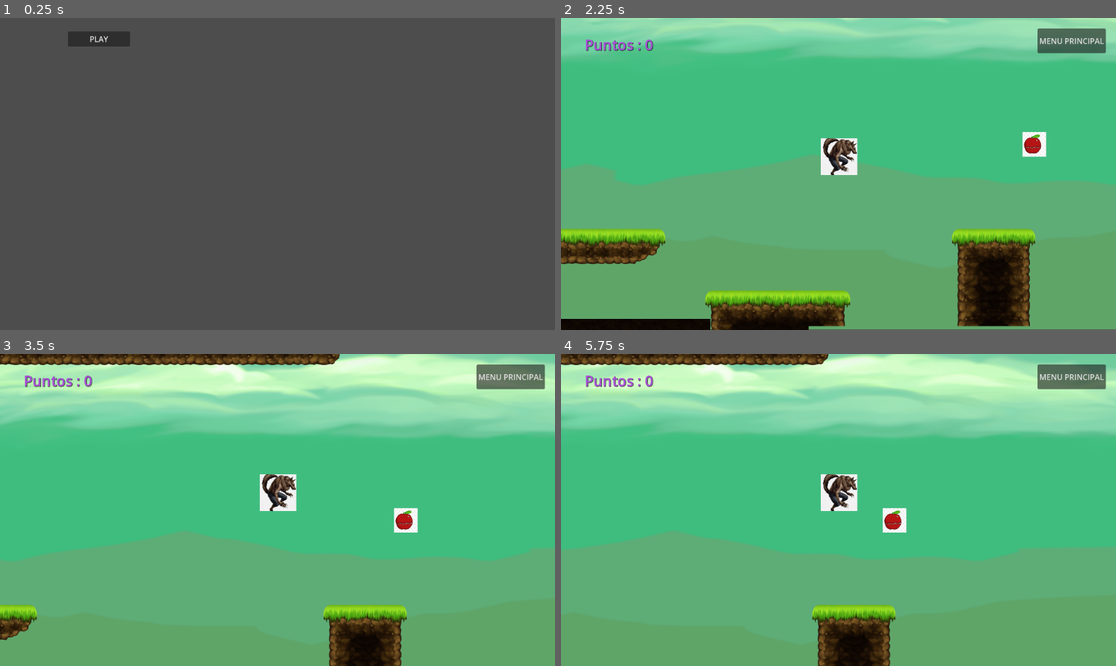
Above: before the commit, frames 1-4 (two rows, left to right).
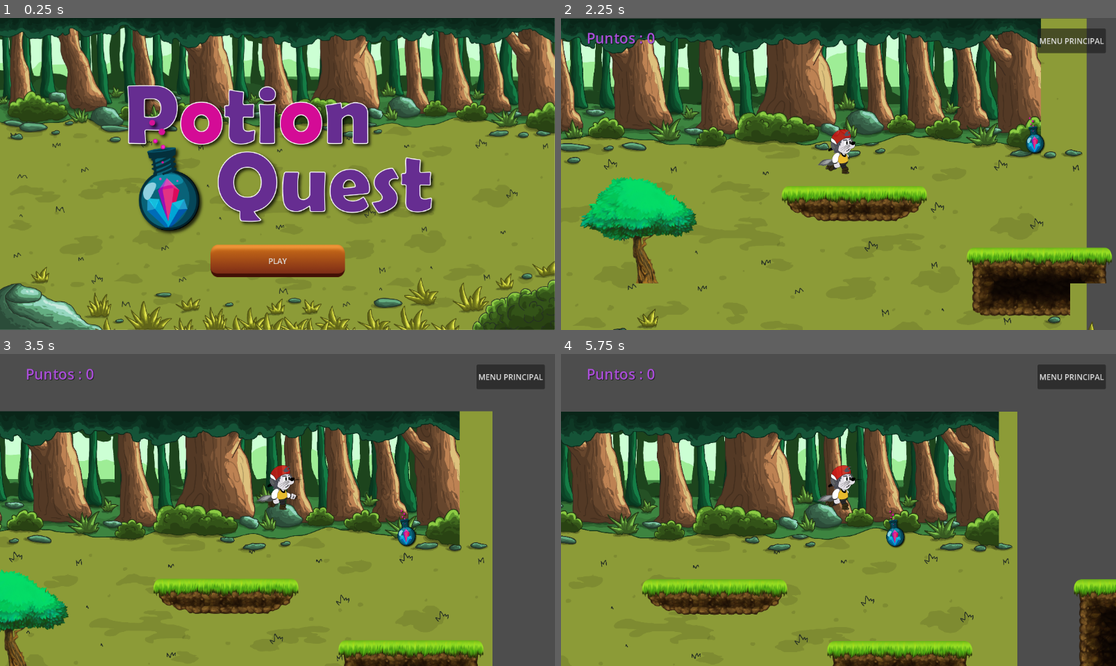
Above: after the commit, the same moments.

Repository: kjulieth18/WGJ2024
Game: Godot game, scene res://scenes/example_menu.tscn
Same seed, same stepped clock (60 frames per second), same inputs: the game is played once before the commit and once after it.
Inputs:
- Up to frame 1 (0.25 s): no input
- Up to frame 2 (2.25 s): click "PLAY" at 0.5 s; click "MENU PRINCIPAL" at 1.25 s; click "PLAY" at 2 s
- Up to frame 3 (3.5 s): hold Right (move_right) from 2.78 s (still down); tap W (move_up) at 3.02 s
- Up to frame 4 (5.75 s): tap W (move_up) at 3.77, 5.27 s; release Right (move_right) at 4.28 s; hold Left (move_left) 4.28-5.03 s; hold Right (move_right) from 5.03 s (still down)

The runs differ from the first frame. In frame 1, 99% of the frame differs, in the area x 0-100%, y 0-100%; in frame 2, 99%; in frame 3, 100%; in frame 4, 100%.

Commit message:
Integración de assets y animación

Diff:
--- a/scenes/character.tscn
+++ b/scenes/character.tscn
@@ -1,12 +1,73 @@
-[gd_scene load_steps=5 format=3 uid="uid://dm1ixg5dbosxb"]
+[gd_scene load_steps=13 format=3 uid="uid://dm1ixg5dbosxb"]
 
 [ext_resource type="Script" path="res://scripts/maincharacter.gd" id="1_8xfbx"]
-[ext_resource type="Texture2D" uid="uid://dfgr071a8d18" path="res://assets/aeiou.PNG" id="2_32m2e"]
+[ext_resource type="Texture2D" uid="uid://beffufoyoyulq" path="res://assets/animacion/lobo 1.png" id="2_vc2x3"]
+[ext_resource type="Texture2D" uid="uid://d4i1jj6b78dpi" path="res://assets/animacion/SPRITESHEET/Lobo caminar.png" id="3_35xox"]
 
 [sub_resource type="RectangleShape2D" id="RectangleShape2D_bjsjb"]
 size = Vector2(76.7845, 77)
 
+[sub_resource type="AtlasTexture" id="AtlasTexture_k20ii"]
+atlas = ExtResource("3_35xox")
+region = Rect2(560, 0, 280, 280)
+
+[sub_resource type="AtlasTexture" id="AtlasTexture_ci4m8"]
+atlas = ExtResource("3_35xox")
+region = Rect2(0, 0, 280, 280)
+
+[sub_resource type="AtlasTexture" id="AtlasTexture_jcigg"]
+atlas = ExtResource("3_35xox")
+region = Rect2(280, 0, 280, 280)
+
+[sub_resource type="AtlasTexture" id="AtlasTexture_fhld8"]
+atlas = ExtResource("3_35xox")
+region = Rect2(560, 0, 280, 280)
+
+[sub_resource type="AtlasTexture" id="AtlasTexture_rt6ha"]
+atlas = ExtResource("3_35xox")
+region = Rect2(840, 0, 280, 280)
+
+[sub_resource type="AtlasTexture" id="AtlasTexture_makvp"]
+atlas = ExtResource("3_35xox")
+region = Rect2(1120, 0, 280, 280)
+
+[sub_resource type="AtlasTexture" id="AtlasTexture_okki8"]
+atlas = ExtResource("3_35xox")
+region = Rect2(1400, 0, 280, 280)
+
 [sub_resource type="SpriteFrames" id="SpriteFrames_tuh1w"]
+animations = [{
+"frames": [{
+"duration": 1.0,
+"texture": SubResource("AtlasTexture_k20ii")
+}],
+"loop": true,
+"name": &"idle",
+"speed": 5.0
+}, {
+"frames": [{
+"duration": 1.0,
+"texture": SubResource("AtlasTexture_ci4m8")
+}, {
+"duration": 1.0,
+"texture": SubResource("AtlasTexture_jcigg")
+}, {
+"duration": 1.0,
+"texture": SubResource("AtlasTexture_fhld8")
+}, {
+"duration": 1.0,
+"texture": SubResource("AtlasTexture_rt6ha")
+}, {
+"duration": 1.0,
+"texture": SubResource("AtlasTexture_makvp")
+}, {
+"duration": 1.0,
+"texture": SubResource("AtlasTexture_okki8")
+}],
+"loop": true,
+"name": &"walk",
+"speed": 5.0
+}]
 
 [node name="Wolf" type="CharacterBody2D"]
 script = ExtResource("1_8xfbx")
@@ -14,13 +75,18 @@
 gravity = 400
 
 [node name="Sprite2D" type="Sprite2D" parent="."]
+visible = false
 position = Vector2(0.999989, -36)
 scale = Vector2(0.408602, 0.447059)
-texture = ExtResource("2_32m2e")
+texture = ExtResource("2_vc2x3")
 
 [node name="CollisionShape2D" type="CollisionShape2D" parent="."]
 position = Vector2(0.999985, -36.5)
 shape = SubResource("RectangleShape2D_bjsjb")
 
 [node name="AnimatedSprite2D" type="AnimatedSprite2D" parent="."]
+position = Vector2(5, -42)
+scale = Vector2(0.542857, 0.542857)
 sprite_frames = SubResource("SpriteFrames_tuh1w")
+animation = &"walk"
+autoplay = "idle"
--- a/scenes/example_menu.gd
+++ b/scenes/example_menu.gd
@@ -1,4 +1,4 @@
-extends Node2D
+extends Control
 
 
 func _on_button_pressed():
--- a/scenes/example_menu.tscn
+++ b/scenes/example_menu.tscn
@@ -1,15 +1,64 @@
-[gd_scene load_steps=2 format=3 uid="uid://bx2gp6h44nsto"]
+[gd_scene load_steps=10 format=3 uid="uid://bx2gp6h44nsto"]
 
 [ext_resource type="Script" path="res://scenes/example_menu.gd" id="1_ygll5"]
+[ext_resource type="Texture2D" uid="uid://6rcs1043steq" path="res://assets/UI/start.png" id="2_yybks"]
+[ext_resource type="Texture2D" uid="uid://do0m1pqm2ake8" path="res://assets/UI/Button-2.png" id="3_18pk7"]
+[ext_resource type="Texture2D" uid="uid://dhu2oejuvkhmb" path="res://assets/UI/Button-1.png" id="4_nqdxy"]
+[ext_resource type="Texture2D" uid="uid://bj52kslvwi8y7" path="res://assets/UI/Button.png" id="5_eqx43"]
+[ext_resource type="AudioStream" uid="uid://ki6py7d57rwj" path="res://assets/Sounds/Introducion.wav" id="6_12l0e"]
 
-[node name="ExampleMenu" type="Node2D"]
+[sub_resource type="StyleBoxTexture" id="StyleBoxTexture_vekeu"]
+texture = ExtResource("3_18pk7")
+
+[sub_resource type="StyleBoxTexture" id="StyleBoxTexture_akclg"]
+texture = ExtResource("4_nqdxy")
+
+[sub_resource type="StyleBoxTexture" id="StyleBoxTexture_8sbo5"]
+texture = ExtResource("5_eqx43")
+
+[node name="ExampleMenu" type="Control"]
+layout_mode = 3
+anchors_preset = 15
+anchor_right = 1.0
+anchor_bottom = 1.0
+grow_horizontal = 2
+grow_vertical = 2
 script = ExtResource("1_ygll5")
 
+[node name="TextureRect" type="TextureRect" parent="."]
+show_behind_parent = true
+layout_mode = 1
+anchors_preset = 15
+anchor_right = 1.0
+anchor_bottom = 1.0
+grow_horizontal = 2
+grow_vertical = 2
+texture = ExtResource("2_yybks")
+expand_mode = 1
+stretch_mode = 6
+
 [node name="Button" type="Button" parent="."]
-offset_left = 141.0
-offset_top = 28.0
-offset_right = 270.0
-offset_bottom = 59.0
+layout_mode = 1
+anchors_preset = 8
+anchor_left = 0.5
+anchor_top = 0.5
+anchor_right = 0.5
+anchor_bottom = 0.5
+offset_left = -139.0
+offset_top = 147.0
+offset_right = 140.0
+offset_bottom = 214.0
+grow_horizontal = 2
+grow_vertical = 2
+size_flags_horizontal = 4
+size_flags_vertical = 8
+theme_override_styles/normal = SubResource("StyleBoxTexture_vekeu")
+theme_override_styles/hover = SubResource("StyleBoxTexture_akclg")
+theme_override_styles/pressed = SubResource("StyleBoxTexture_8sbo5")
 text = "PLAY"
 
+[node name="AudioStreamPlayer2D" type="AudioStreamPlayer2D" parent="."]
+stream = ExtResource("6_12l0e")
+autoplay = true
+
 [connection signal="pressed" from="Button" to="." method="_on_button_pressed"]
--- a/scenes/fruit.tscn
+++ b/scenes/fruit.tscn
@@ -1,39 +1,17 @@
-[gd_scene load_steps=10 format=3 uid="uid://dk0ch1yjw73ec"]
+[gd_scene load_steps=6 format=3 uid="uid://dk0ch1yjw73ec"]
 
-[ext_resource type="Texture2D" uid="uid://c7lfopv7s5ss3" path="res://assets/applemap.PNG" id="1_b0y6n"]
 [ext_resource type="Script" path="res://scripts/fruit_interaction.gd" id="2_1vreb"]
 [ext_resource type="AudioStream" uid="uid://b0ty0ukqtygsq" path="res://assets/mixkit-achievement-bell-600.wav" id="3_0e05c"]
+[ext_resource type="Texture2D" uid="uid://cjfymc61y3arb" path="res://assets/UI/Potion.png" id="3_7yfdy"]
 
 [sub_resource type="CircleShape2D" id="CircleShape2D_q1ymm"]
 radius = 24.1868
-
-[sub_resource type="AtlasTexture" id="AtlasTexture_bk07g"]
-atlas = ExtResource("1_b0y6n")
-region = Rect2(132, 123, 132, 123)
-
-[sub_resource type="AtlasTexture" id="AtlasTexture_q6nhv"]
-atlas = ExtResource("1_b0y6n")
-region = Rect2(132, 0, 132, 123)
-
-[sub_resource type="AtlasTexture" id="AtlasTexture_lxylq"]
-atlas = ExtResource("1_b0y6n")
-region = Rect2(0, 123, 132, 123)
-
-[sub_resource type="AtlasTexture" id="AtlasTexture_gjx5q"]
-atlas = ExtResource("1_b0y6n")
-region = Rect2(0, 0, 132, 123)
 
 [sub_resource type="SpriteFrames" id="SpriteFrames_a6618"]
 animations = [{
 "frames": [{
 "duration": 1.0,
-"texture": SubResource("AtlasTexture_bk07g")
-}, {
-"duration": 1.0,
-"texture": SubResource("AtlasTexture_q6nhv")
-}, {
-"duration": 1.0,
-"texture": SubResource("AtlasTexture_lxylq")
+"texture": ExtResource("3_7yfdy")
 }],
 "loop": false,
 "name": &"fruit_collected",
@@ -41,7 +19,7 @@
 }, {
 "frames": [{
 "duration": 1.0,
-"texture": SubResource("AtlasTexture_gjx5q")
+"texture": ExtResource("3_7yfdy")
 }],
 "loop": true,
 "name": &"fruit_idle",
@@ -56,8 +34,8 @@
 shape = SubResource("CircleShape2D_q1ymm")
 
 [node name="AnimatedSprite2D" type="AnimatedSprite2D" parent="."]
-position = Vector2(1.5, 0.5)
-scale = Vector2(0.371212, 0.414634)
+position = Vector2(-2, -18)
+scale = Vector2(0.2, 0.224)
 sprite_frames = SubResource("SpriteFrames_a6618")
 animation = &"fruit_collected"
 autoplay = "fruit_idle"
--- a/scenes/ui.tscn
+++ b/scenes/ui.tscn
@@ -22,10 +22,10 @@
 [node name="Label" type="Label" parent="Control"]
 unique_name_in_owner = true
 layout_mode = 2
-offset_left = 49.0
-offset_top = 34.0
-offset_right = 191.0
-offset_bottom = 76.0
+offset_left = 53.0
+offset_top = 20.0
+offset_right = 195.0
+offset_bottom = 62.0
 size_flags_horizontal = 0
 size_flags_vertical = 0
 text = "Puntos : 0"
--- a/scenes/world.tscn
+++ b/scenes/world.tscn
@@ -8,8 +8,14 @@
 [ext_resource type="PackedScene" uid="uid://dk0ch1yjw73ec" path="res://scenes/fruit.tscn" id="5_pw6ed"]
 [ext_resource type="Script" path="res://scripts/Area2Dcheckpoint.gd" id="7_6tpgh"]
 [ext_resource type="Texture2D" uid="uid://b1ampr4yrrhju" path="res://assets/terrain/Background.png" id="7_72nna"]
+[ext_resource type="Texture2D" uid="uid://d4i71h3653da7" path="res://assets/terrain/game_background_4/layers/battleground.png" id="8_q08hc"]
+[ext_resource type="Texture2D" uid="uid://40jhddlmvtf0" path="res://assets/terrain/game_background_4/layers/ground_decor.png" id="9_jkg6b"]
 [ext_resource type="PackedScene" uid="uid://bwvkamqjoqtxi" path="res://scenes/ui.tscn" id="9_svdjd"]
+[ext_resource type="Texture2D" uid="uid://dwndsrldvkvjc" path="res://assets/terrain/game_background_4/layers/back_land.png" id="10_dgquq"]
 [ext_resource type="TileSet" uid="uid://b7i1j30wdw52n" path="res://assets/terrain/tileset.tres" id="10_mjjix"]
+[ext_resource type="Texture2D" uid="uid://cepj2bdlvjiv0" path="res://assets/terrain/game_background_4/layers/back_decor.png" id="11_odad0"]
+[ext_resource type="Texture2D" uid="uid://c485v4jpmc6xl" path="res://assets/terrain/game_background_4/layers/front_decor.png" id="12_qgk2c"]
+[ext_resource type="AudioStream" uid="uid://ccxulwh08x0pe" path="res://assets/Sounds/Tema A -final.wav" id="16_nique"]
 
 [sub_resource type="RectangleShape2D" id="RectangleShape2D_41mr2"]
 size = Vector2(296.5, 29)
@@ -77,12 +83,52 @@
 sprite_frames = SubResource("SpriteFrames_jg0px")
 animation = &"fruit_idle"
 
+[node name="ParallaxBackground" type="ParallaxBackground" parent="."]
+
+[node name="ParallaxLayer" type="ParallaxLayer" parent="ParallaxBackground"]
+motion_scale = Vector2(0.5, 1)
+
+[node name="Battleground" type="Sprite2D" parent="ParallaxBackground/ParallaxLayer"]
+position = Vector2(180, 168)
+scale = Vector2(0.35, 0.35)
+texture = ExtResource("8_q08hc")
+
+[node name="GroundDecor" type="Sprite2D" parent="ParallaxBackground/ParallaxLayer"]
+position = Vector2(180, 168)
+scale = Vector2(0.35, 0.35)
+texture = ExtResource("9_jkg6b")
+
+[node name="ParallaxLayer2" type="ParallaxLayer" parent="ParallaxBackground"]
+motion_scale = Vector2(0.2, 1)
+
+[node name="BackLand" type="Sprite2D" parent="ParallaxBackground/ParallaxLayer2"]
+position = Vector2(180, 168)
+scale = Vector2(0.35, 0.35)
+texture = ExtResource("10_dgquq")
+
+[node name="ParallaxLayer3" type="ParallaxLayer" parent="ParallaxBackground"]
+motion_scale = Vector2(0.3, 1)
+
+[node name="BackDecor" type="Sprite2D" parent="ParallaxBackground/ParallaxLayer3"]
+position = Vector2(180, 168)
+scale = Vector2(0.35, 0.35)
+texture = ExtResource("11_odad0")
+
+[node name="ParallaxLayer4" type="ParallaxLayer" parent="ParallaxBackground"]
+motion_scale = Vector2(1.2, 1)
+
+[node name="FrontDecor" type="Sprite2D" parent="ParallaxBackground/ParallaxLayer4"]
+position = Vector2(180, 168)
+scale = Vector2(0.35, 0.35)
+texture = ExtResource("12_qgk2c")
+
 [node name="TextureRect" type="TextureRect" parent="."]
+visible = false
 show_behind_parent = true
-offset_left = -1107.0
-offset_top = -397.0
-offset_right = 2293.0
-offset_bottom = 595.0
+offset_left = -1198.0
+offset_top = -320.0
+offset_right = 2202.0
+offset_bottom = 672.0
 texture = ExtResource("7_72nna")
 expand_mode = 1
 
@@ -90,17 +136,19 @@
 unique_name_in_owner = true
 
 [node name="TileMap" type="TileMap" parent="."]
-position = Vector2(-117, 204)
+position = Vector2(426, 115)
 scale = Vector2(0.5, 0.5)
 tile_set = ExtResource("10_mjjix")
 format = 2
 layer_0/tile_data = PackedInt32Array(131072, 2, 0, 131073, 65538, 0, 131074, 131074, 0, 196609, 65538, 2, 196608, 2, 2, …(690 unchanged characters)…
 
 [node name="TileMap2" type="TileMap" parent="."]
-position = Vector2(63, 61)
+position = Vector2(-494, -813)
 scale = Vector2(0.5, 0.5)
 tile_set = ExtResource("10_mjjix")
 format = 2
 layer_0/tile_data = PackedInt32Array(327673, 65538, 1, 327674, 65538, 1, 327672, 65538, 1, 327675, 65538, 1, 327676, 65538, 1, 327677, 65538, 1, 327678, 65538, 1, 262157, 65538, 1)
 
 [node name="AudioStreamPlayer2D" type="AudioStreamPlayer2D" parent="."]
+stream = ExtResource("16_nique")
+autoplay = true
--- a/scripts/maincharacter.gd
+++ b/scripts/maincharacter.gd
@@ -19,9 +19,14 @@
 	move_and_slide()
 
 	if input_axis <0:
-		$Sprite2D.flip_h = true
+		$AnimatedSprite2D.flip_h = true
 	if input_axis >0:
-		$Sprite2D.flip_h= false
+		$AnimatedSprite2D.flip_h = false
+	if velocity.x == 0:
+		$AnimatedSprite2D.play("idle")
+	else:
+		$AnimatedSprite2D.play("walk")
+
 #en objetos con fisica colliders usar 1:1 escala
 
 func eat_fruit():
Not shown, added: assets/Sounds/Introducion.wav.import
Not shown, added: assets/Sounds/TEMA B - FINAL.wav.import
Not shown, added: assets/Sounds/Tema A -final.wav.import
Binary file added: assets/UI/Button-1.png
Not shown, added: assets/UI/Button-1.png.import
Binary file added: assets/UI/Button-2.png
Not shown, added: assets/UI/Button-2.png.import
Binary file added: assets/UI/Button.png
Not shown, added: assets/UI/Button.png.import
Binary file added: assets/UI/Potion.png
Not shown, added: assets/UI/Potion.png.import
Binary file added: assets/UI/start.png
(and 46 more such lines)
